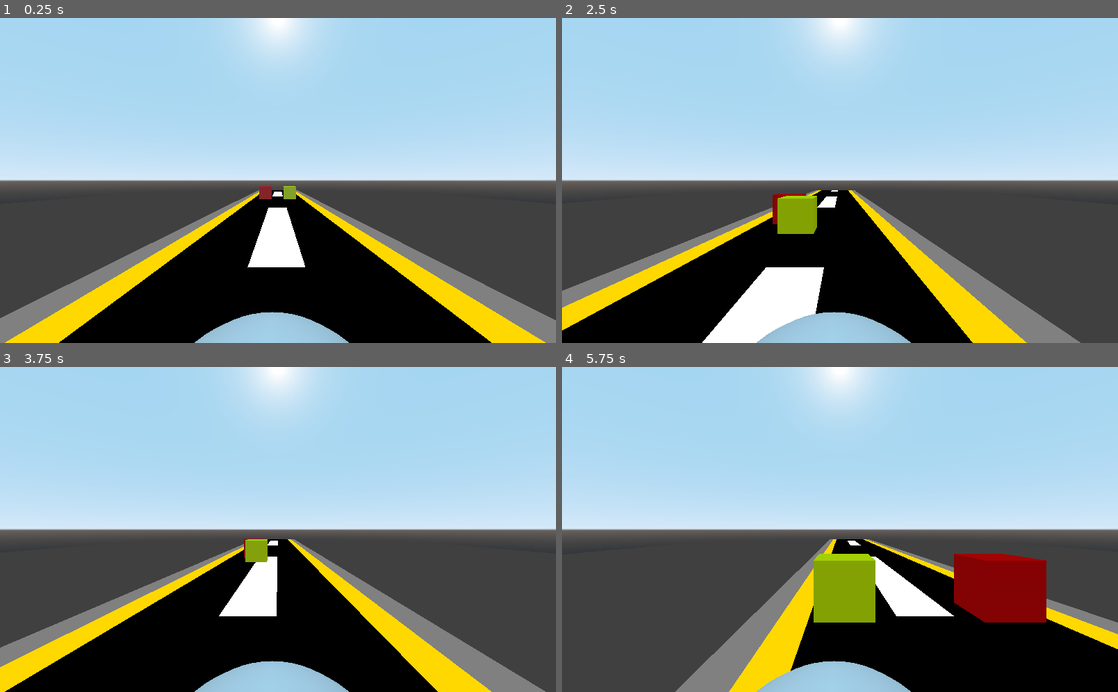
Above: before the commit, frames 1-4 (two rows, left to right).
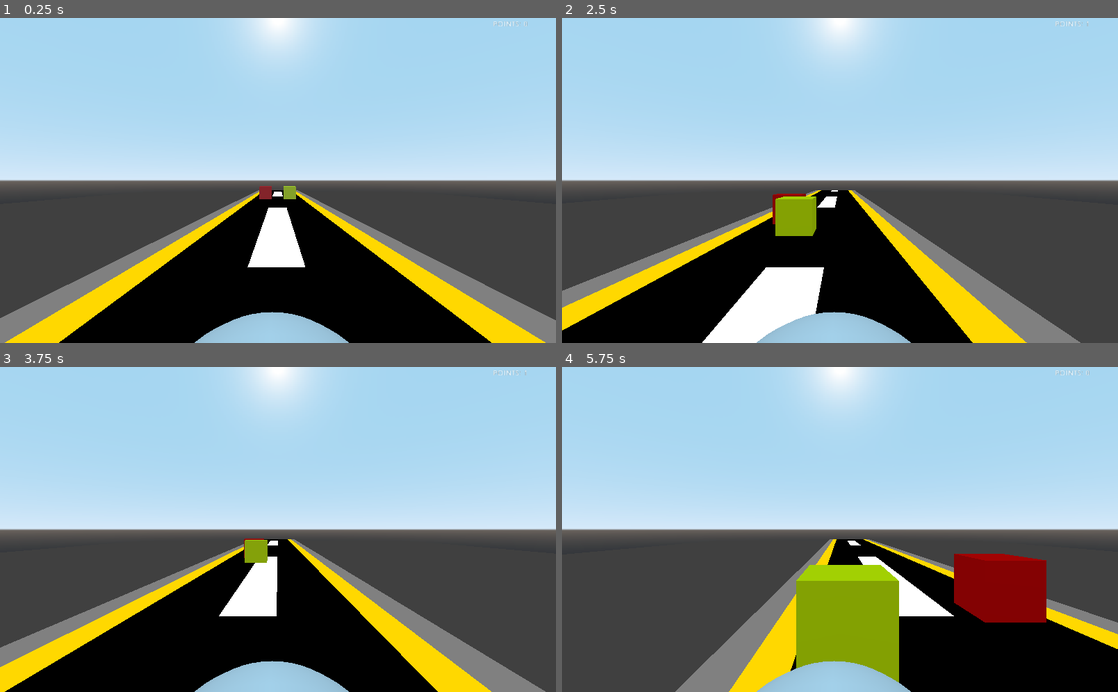
Above: after the commit, the same moments.

Repository: ClarkThyLord/Speed-Trash
Game: Godot game, scene res://src/game/game.tscn
The game is run twice, just before and just after one commit, with the same random seed, the same clock (stepped at 60 frames per second) and the same inputs. Before the commit the project starts from res://src/map/map.tscn.
Inputs:
- Up to frame 1 (0.25 s): no input
- Up to frame 2 (2.5 s): hold Right (ui_right) 0.53-1.28 s; hold Left (ui_left) 1.28-2.03 s; hold Right (ui_right) from 2.03 s (still down)
- Up to frame 3 (3.75 s): release Right (ui_right) at 3.53 s; hold Left (ui_left) from 3.53 s (still down)
- Up to frame 4 (5.75 s): keep holding Left (ui_left)

The runs differ from the first frame. In frame 1, less than 0.1% of the frame differs, in the area x 88-95%, y 1-3%; in frame 2, 0.1%; in frame 3, less than 0.1%; in frame 4, 4.6%, in the area x 42-95%, y 1-98%.

Commit message:
session points
Clark was here :V

Diff:
--- a/project.godot
+++ b/project.godot
@@ -16,7 +16,7 @@
 [application]
 
 config/name="Speed-Trash"
-run/main_scene="res://src/map/map.tscn"
+run/main_scene="res://src/game/game.tscn"
 config/icon="res://icon.png"
 
 [autoload]
--- a/src/game/game.tscn
+++ b/src/game/game.tscn
@@ -1,26 +1,10 @@
-[gd_scene load_steps=2 format=2]
+[gd_scene load_steps=3 format=2]
 
 [ext_resource path="res://src/map/map.tscn" type="PackedScene" id=1]
+[ext_resource path="res://src/game/hud/hud.tscn" type="PackedScene" id=2]
 
 [node name="Game" type="Node"]
 
 [node name="Map" parent="." instance=ExtResource( 1 )]
 
-[node name="HUD" type="Control" parent="."]
-anchor_right = 1.0
-anchor_bottom = 1.0
-__meta__ = {
-"_edit_use_anchors_": false
-}
-
-[node name="Points" type="Label" parent="HUD"]
-anchor_left = 1.0
-anchor_right = 1.0
-margin_left = -115.866
-margin_top = 4.7027
-margin_right = -5.86597
-margin_bottom = 18.7027
-text = "POINTS: "
-__meta__ = {
-"_edit_use_anchors_": false
-}
+[node name="HUD" parent="." instance=ExtResource( 2 )]
--- a/src/game/hud/hud.gd
+++ b/src/game/hud/hud.gd
@@ -1,16 +1,12 @@
 extends Control
 
 
-# Declare member variables here. Examples:
-# var a = 2
-# var b = "text"
+
+## OnReady Variables
+onready var points := get_node("Points")
 
 
-# Called when the node enters the scene tree for the first time.
-func _ready():
-	pass # Replace with function body.
 
-
-# Called every frame. 'delta' is the elapsed time since the previous frame.
-#func _process(delta):
-#	pass
+## Built-In Virtual Methods
+func _process(delta : float) -> void:
+	points.text = "POINTS: " + str(get_node("/root/Session").points)
--- a/src/game/hud/hud.tscn
+++ b/src/game/hud/hud.tscn
@@ -1,8 +1,6 @@
 [gd_scene load_steps=2 format=2]
 
 [ext_resource path="res://src/game/hud/hud.gd" type="Script" id=1]
-
-
 
 [node name="HUD" type="Control"]
 anchor_right = 1.0
--- a/src/garbage_truck/garbage_truck.tscn
+++ b/src/garbage_truck/garbage_truck.tscn
@@ -5,9 +5,10 @@
 [sub_resource type="CapsuleMesh" id=1]
 
 [sub_resource type="CapsuleShape" id=2]
-height = 0.43381
 
-[node name="GargabeTruck" type="KinematicBody"]
+[node name="GargabeTruck" type="KinematicBody" groups=[
+"players",
+]]
 collision_layer = 3
 collision_mask = 2147483649
 script = ExtResource( 1 )
--- a/src/goals/goal.gd
+++ b/src/goals/goal.gd
@@ -4,6 +4,8 @@
 
 ## Exported Variables
 export var speed := 30.0
+
+export var pointage := 1
 
 
 
@@ -14,13 +16,22 @@
 
 
 func _physics_process(delta):
-	var choque = move_and_collide(Vector3.BACK * speed * delta)
-	if (choque is KinematicCollision):
-		reset()
+	var hit = move_and_collide(Vector3.BACK * speed * delta)
+
+	if (hit is KinematicCollision):
+		if hit.collider.is_in_group("players"):
+			collect()
+		else:
+			reset()
 
 
 
 ## Public Methods
+func collect() -> void:
+	get_node("/root/Session").points += pointage
+	reset()
+
+
 func reset() -> void:
 	translation.z = -45
 	translation.x = rand_range(-3, 3)
--- a/src/goals/goal.tscn
+++ b/src/goals/goal.tscn
@@ -4,21 +4,21 @@
 
 [sub_resource type="BoxShape" id=1]
 
-[sub_resource type="SpatialMaterial" id=3]
+[sub_resource type="SpatialMaterial" id=2]
 albedo_color = Color( 1, 1, 0, 1 )
 
-[sub_resource type="CubeMesh" id=2]
-material = SubResource( 3 )
+[sub_resource type="CubeMesh" id=3]
+material = SubResource( 2 )
 
 [node name="Obstacle" type="KinematicBody" groups=[
 "goals",
 ]]
-collision_layer = 2147483648
+collision_layer = 2147483649
 script = ExtResource( 1 )
 
 [node name="CollisionShape" type="CollisionShape" parent="."]
 shape = SubResource( 1 )
 
 [node name="MeshInstance" type="MeshInstance" parent="."]
-mesh = SubResource( 2 )
+mesh = SubResource( 3 )
 material/0 = null
--- a/src/map/map.gd
+++ b/src/map/map.gd
@@ -9,4 +9,5 @@
 
 ## Built-In Virtual Methods
 func _ready() -> void:
+	randomize()
 	road_animation.play("moving")
--- a/src/map/map.tscn
+++ b/src/map/map.tscn
@@ -6,16 +6,15 @@
 [ext_resource path="res://src/map/map.gd" type="Script" id=4]
 [ext_resource path="res://src/goals/goal.tscn" type="PackedScene" id=5]
 
-[sub_resource type="SpatialMaterial" id=4]
+[sub_resource type="SpatialMaterial" id=1]
 flags_unshaded = true
 albedo_color = Color( 0.25098, 0.25098, 0.25098, 1 )
 
-[sub_resource type="PlaneMesh" id=3]
-material = SubResource( 4 )
+[sub_resource type="PlaneMesh" id=2]
+material = SubResource( 1 )
 size = Vector2( 100, 100 )
 
-[sub_resource type="Animation" id=1]
-resource_name = "idle"
+[sub_resource type="Animation" id=3]
 tracks/0/type = "value"
 tracks/0/path = NodePath(".:region_rect")
 tracks/0/interp = 1
@@ -29,8 +28,7 @@
 "values": [ Rect2( 0, 0, 16, 8 ) ]
 }
 
-[sub_resource type="Animation" id=2]
-resource_name = "moving"
+[sub_resource type="Animation" id=4]
 loop = true
 tracks/0/type = "value"
 tracks/0/path = NodePath(".:region_rect")
@@ -69,8 +67,8 @@
 
 [node name="AnimationPlayer" type="AnimationPlayer" parent="Road"]
 autoplay = "idle"
-anims/idle = SubResource( 1 )
-anims/moving = SubResource( 2 )
+anims/idle = SubResource( 3 )
+anims/moving = SubResource( 4 )
 
 [node name="Objects" type="Spatial" parent="."]
 
--- a/src/obstacles/obstacle.gd
+++ b/src/obstacles/obstacle.gd
@@ -4,6 +4,8 @@
 
 ## Exported Variables
 export var speed := 30.0
+
+export var penalty := 0
 
 
 
@@ -14,13 +16,21 @@
 
 
 func _physics_process(delta):
-	var choque = move_and_collide(Vector3.BACK * speed * delta)
-	if (choque is KinematicCollision):
-		reset()
+	var hit = move_and_collide(Vector3.BACK * speed * delta)
+	if (hit is KinematicCollision):
+		if hit.collider.is_in_group("players"):
+			crash()
 
 
 
 ## Public Methods
+func crash() -> void:
+	if penalty == 0:
+		get_node("/root/Session").points = 0
+	else:
+		get_node("/root/Session").points += penalty
+	reset()
+
 func reset() -> void:
 	translation.z = -45
 	translation.x = rand_range(-3, 3)
--- a/src/obstacles/obstacle.tscn
+++ b/src/obstacles/obstacle.tscn
@@ -4,21 +4,21 @@
 
 [sub_resource type="BoxShape" id=1]
 
-[sub_resource type="SpatialMaterial" id=3]
+[sub_resource type="SpatialMaterial" id=2]
 albedo_color = Color( 1, 0, 0, 1 )
 
-[sub_resource type="CubeMesh" id=2]
-material = SubResource( 3 )
+[sub_resource type="CubeMesh" id=3]
+material = SubResource( 2 )
 
 [node name="Obstacle" type="KinematicBody" groups=[
 "obstacles",
 ]]
-collision_layer = 2147483648
+collision_layer = 2147483649
 script = ExtResource( 1 )
 
 [node name="CollisionShape" type="CollisionShape" parent="."]
 shape = SubResource( 1 )
 
 [node name="MeshInstance" type="MeshInstance" parent="."]
-mesh = SubResource( 2 )
+mesh = SubResource( 3 )
 material/0 = null
Not shown: 1 places in src/map/map.tscn that only renumber resources
